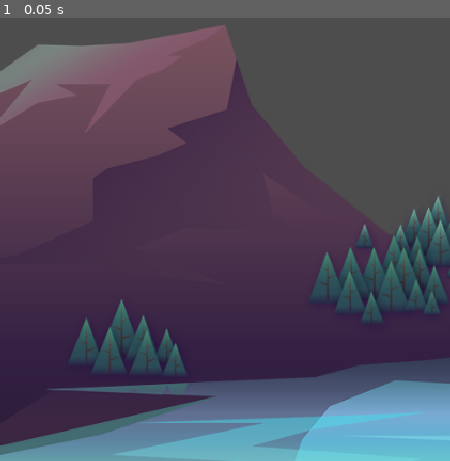
Above: before the commit, frame 1.
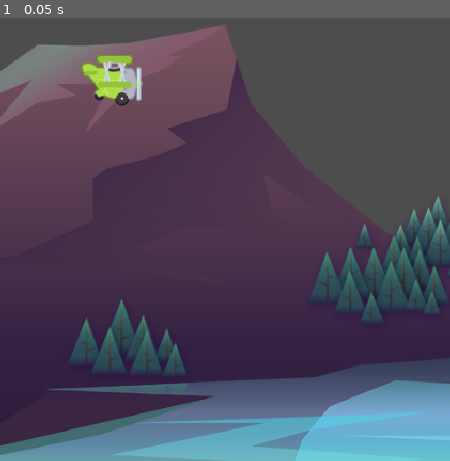
Above: after the commit, the same moment.

Repository: gobuPerez/introduccion-godot
Game: Godot game, scene res://Scenes/Game.tscn
Same seed, same stepped clock (60 frames per second), same inputs: the game is played once before the commit and once after it.
Inputs:
- Up to frame 1 (0.05 s): no input

The runs differ from the first frame. In frame 1, 1.1% of the frame differs, in the area x 18-32%, y 8-20%.

Commit message:
Continuacion del curso

Diff:
--- a/Tappy/Scenes/Game.tscn
+++ b/Tappy/Scenes/Game.tscn
@@ -1,9 +1,13 @@
-[gd_scene load_steps=2 format=3 uid="uid://c7qvltd4aa47e"]
+[gd_scene load_steps=3 format=3 uid="uid://c7qvltd4aa47e"]
 
 [ext_resource type="Texture2D" uid="uid://dcnbap23i1sh" path="res://assets/background/rocks_2.png" id="1_iukft"]
+[ext_resource type="PackedScene" uid="uid://bcpob1pwjiyu0" path="res://Scenes/Plane.tscn" id="2_gl6un"]
 
 [node name="Game" type="Node2D"]
 
 [node name="Rocks2" type="Sprite2D" parent="."]
 position = Vector2(261, 416)
 texture = ExtResource("1_iukft")
+
+[node name="Plane" parent="." instance=ExtResource("2_gl6un")]
+position = Vector2(119, 447)
--- /dev/null
+++ b/Tappy/Scenes/Plane.tscn
@@ -0,0 +1,46 @@
+[gd_scene load_steps=7 format=3 uid="uid://bcpob1pwjiyu0"]
+
+[ext_resource type="Texture2D" uid="uid://bjkp2xen7p7j2" path="res://assets/plane/planes_sheet.png" id="1_re6bh"]
+
+[sub_resource type="AtlasTexture" id="AtlasTexture_ng7lx"]
+atlas = ExtResource("1_re6bh")
+region = Rect2(0, 0, 88, 73)
+
+[sub_resource type="AtlasTexture" id="AtlasTexture_2qif8"]
+atlas = ExtResource("1_re6bh")
+region = Rect2(88, 0, 88, 73)
+
+[sub_resource type="AtlasTexture" id="AtlasTexture_gxf6s"]
+atlas = ExtResource("1_re6bh")
+region = Rect2(176, 0, 88, 73)
+
+[sub_resource type="SpriteFrames" id="SpriteFrames_e13u3"]
+animations = [{
+"frames": [{
+"duration": 1.0,
+"texture": SubResource("AtlasTexture_ng7lx")
+}, {
+"duration": 1.0,
+"texture": SubResource("AtlasTexture_2qif8")
+}, {
+"duration": 1.0,
+"texture": SubResource("AtlasTexture_gxf6s")
+}],
+"loop": true,
+"name": &"fly",
+"speed": 12.0
+}]
+
+[sub_resource type="CircleShape2D" id="CircleShape2D_re6bh"]
+
+[node name="Plane" type="CharacterBody2D"]
+
+[node name="AnimatedSprite2D" type="AnimatedSprite2D" parent="."]
+scale = Vector2(0.75, 0.75)
+sprite_frames = SubResource("SpriteFrames_e13u3")
+animation = &"fly"
+autoplay = "fly"
+
+[node name="CollisionShape2D" type="CollisionShape2D" parent="."]
+scale = Vector2(2.82771, 2.68419)
+shape = SubResource("CircleShape2D_re6bh")
Not shown, changed: README.md
